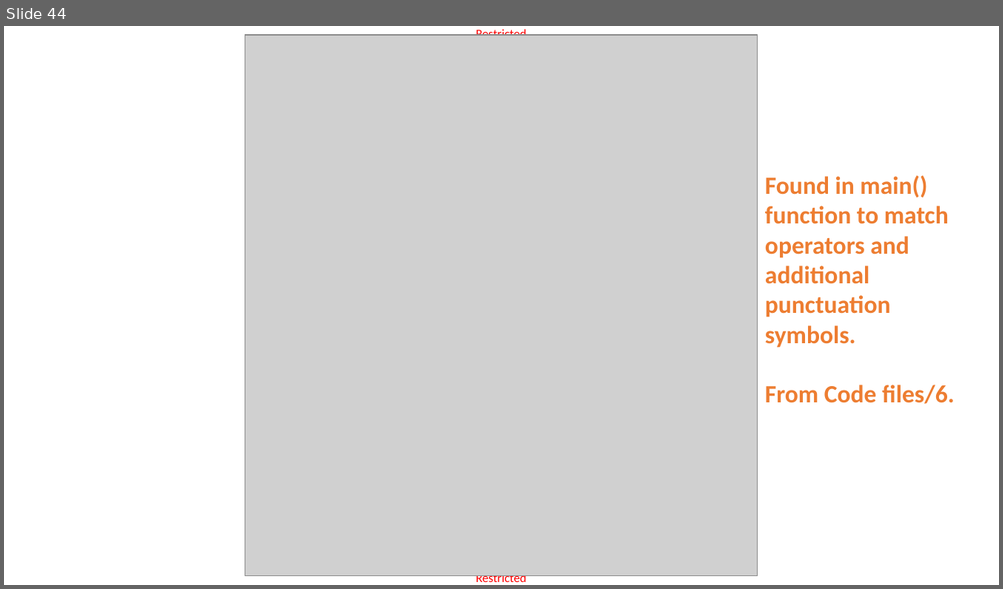
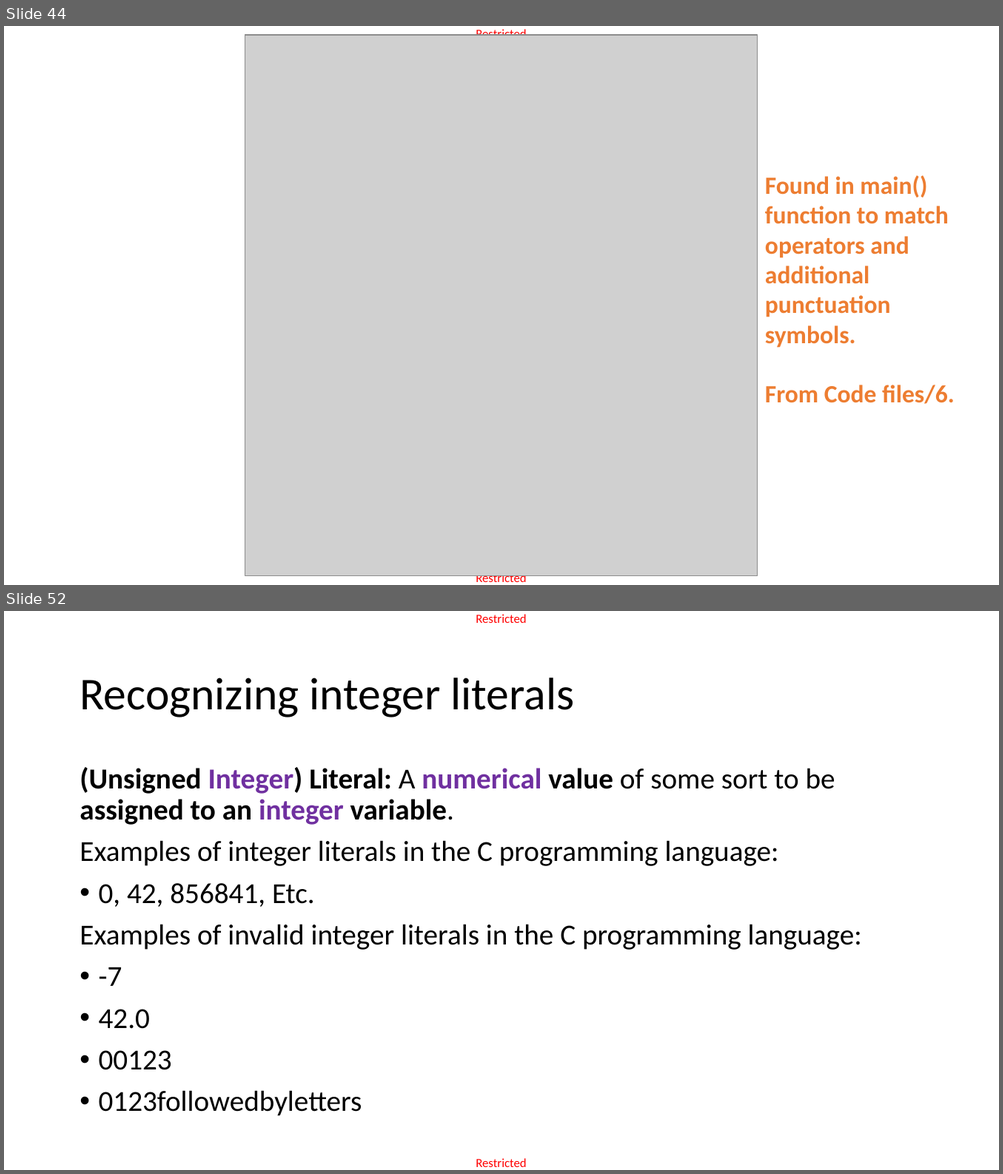
Before and after one commit to matthieudemari/SUTD_PLC_50_051, a slide deck: W9/W9S3/W9S3.pptx. Shown one above the other, each under a label of ours: slide 44 before the commit, slides 44 and 52 after it; the slides between them are not shown. The pictures are 1003x589 and 1003x1174 pixels, drawn with LibreOffice and Linux fonts; fonts in the diff are those of the drawing; grey boxes stand for pictures. Boxes give left, top, right and bottom in pixels: in the first picture for what was removed or moved away, otherwise in the second. Text is boxed around its words. In the diff, an @@ line names an element or a change of style, - is before the commit and + after.

```diff
--- a/W9/W9S3/W9S3.pptx
+++ b/W9/W9S3/W9S3.pptx
@@ slide 52 added at (4, 611, 999, 1170), background #FFFFFF; not listed: 2 template elements that a slide beside it also shows @@
@@ title added at (79, 678, 575, 718), 44 pt, text #000000 @@
+Recognizing integer literals
@@ text added at (79, 767, 862, 1116), 28 pt, text #000000 @@
+(Unsigned Integer) Literal: A numerical value of some sort to be assigned to an integer variable.
+Examples of integer literals in the C programming language:
+• 0, 42, 856841, Etc.
+Examples of invalid integer literals in the C programming language:
+• -7
+• 42.0
+• 00123
+• 0123followedbyletters
```
Also in this commit, not shown: 3 slides changed, 22 other slides added, 1 slide removed, 5 other files.
